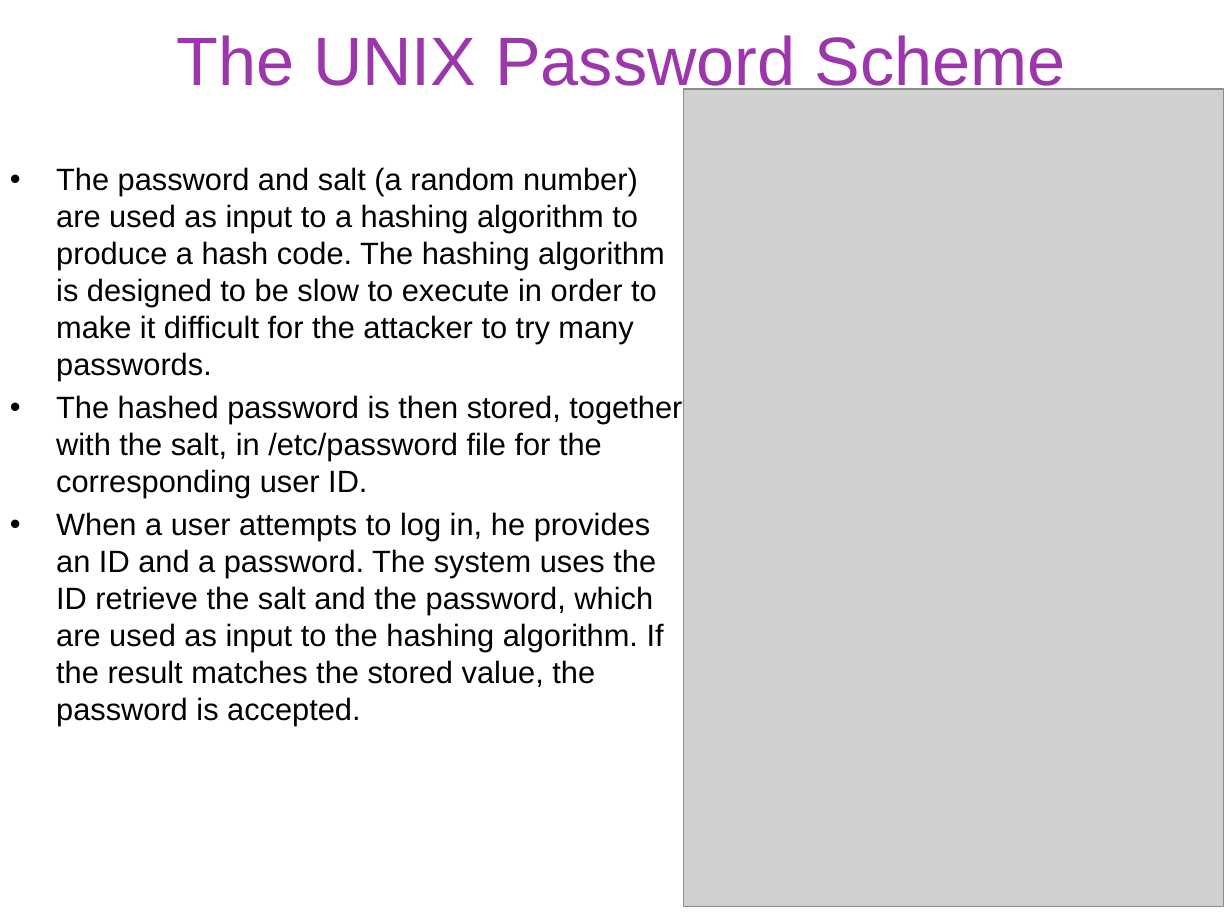
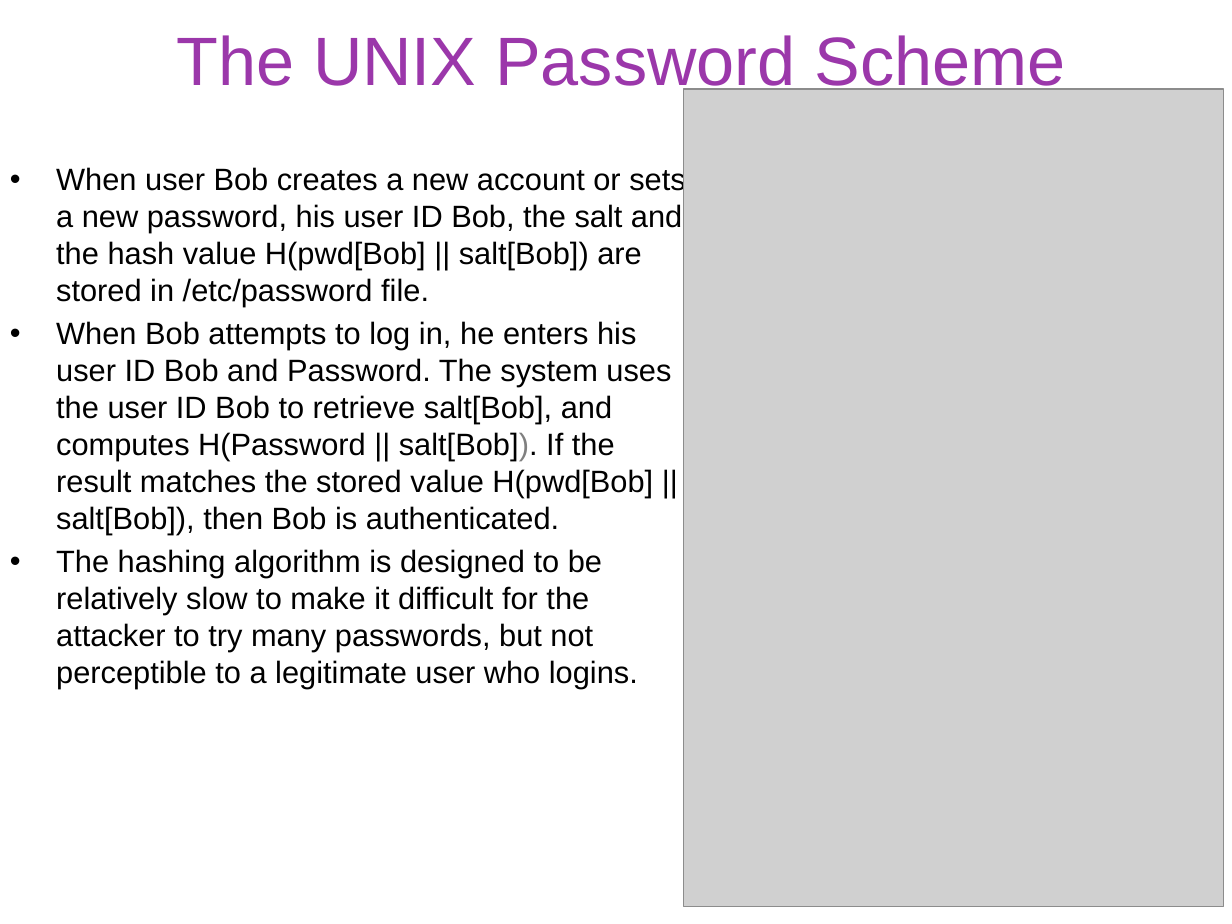
Before and after one commit to gulaoshi/gu.github.io, a slide deck: slide 9 of InfoSec/PPTs/L3-CH03-User Authentication.pptx. Drawn at 1232x924 pixels with LibreOffice and Linux fonts; fonts in the diff are those of the drawing; grey boxes stand for pictures. Boxes give left, top, right and bottom in pixels: in the first picture for what was removed or moved away, otherwise in the second. Text is boxed around its words. In the diff, an @@ line names an element or a change of style, - is before the commit and + after.

```diff
--- a/InfoSec/PPTs/L3-CH03-User Authentication.pptx
+++ b/InfoSec/PPTs/L3-CH03-User Authentication.pptx
@@ text at (x1=56, y1=166, x2=685, y2=689): text changed @@
-• The password and salt (a random number) are used as input to a hashing algorithm to produce a hash code. The hashing algorithm is designed to be slow to execute in order to make it difficult for the attacker to try many passwords.
-• The hashed password is then stored, together with the salt, in /etc/password file for the corresponding user ID.
-• When a user attempts to log in, he provides an ID and a password. The system uses the ID retrieve the salt and the password, which are used as input to the hashing algorithm. If the result matches the stored value, the password is accepted.
+• When user Bob creates a new account or sets a new password, his user ID Bob, the salt and the hash value H(pwd[Bob] || salt[Bob]) are stored in /etc/password file.
+• When Bob attempts to log in, he enters his user ID Bob and Password. The system uses the user ID Bob to retrieve salt[Bob], and computes H(Password || salt[Bob]). If the result matches the stored value H(pwd[Bob] || salt[Bob]), then Bob is authenticated.
+• The hashing algorithm is designed to be relatively slow to make it difficult for the attacker to try many passwords, but not perceptible to a legitimate user who logins.
```
Also in this commit, not shown: 9 other slides changed, 1 slide removed, 2 other files.
